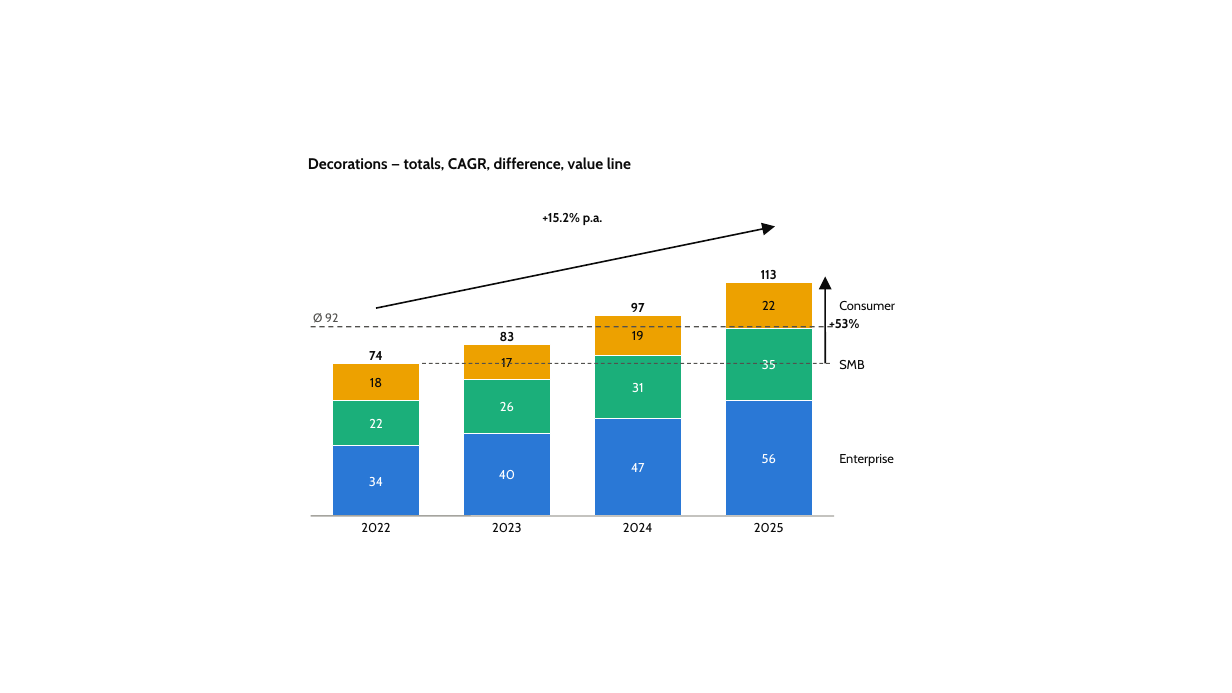
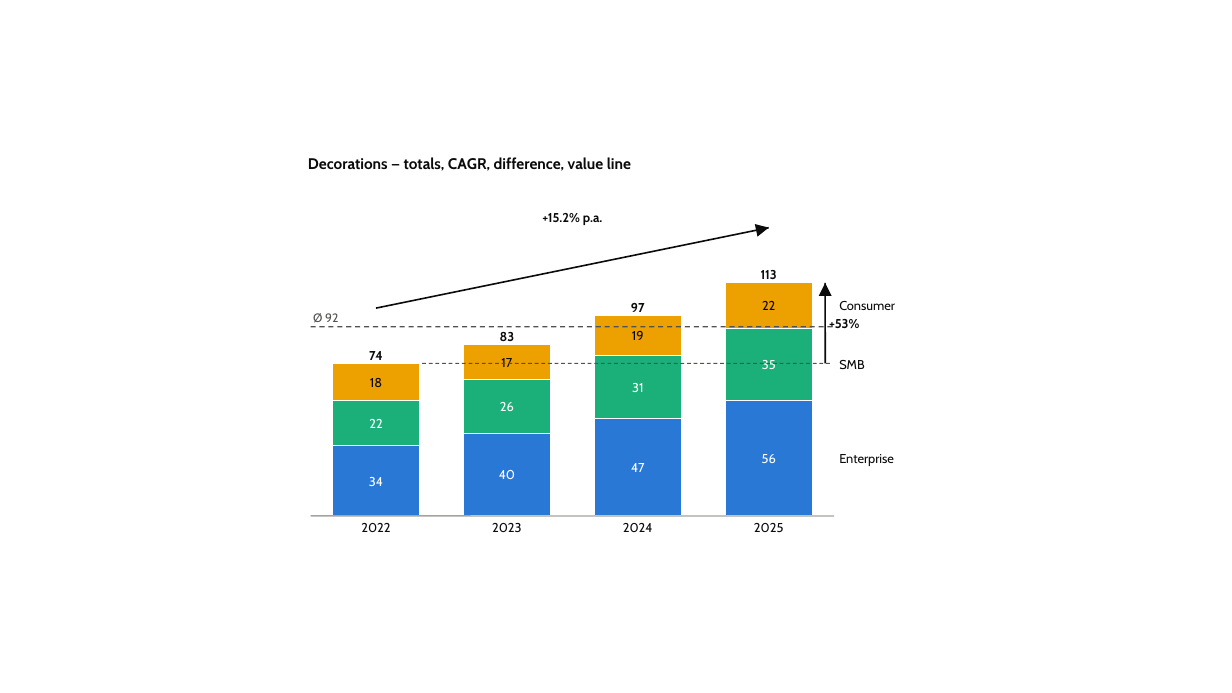
Before and after one commit to dannbleeker/PowerChart, a slide deck: slide 26 of examples/showcase.pptx. Drawn at 1232x693 pixels with LibreOffice and Linux fonts; fonts in the diff are those of the drawing. Boxes give left, top, right and bottom in pixels: in the first picture for what was removed or moved away, otherwise in the second. Text is boxed around its words. In the diff, an @@ line names an element or a change of style, - is before the commit and + after.

```diff
--- a/examples/showcase.pptx
+++ b/examples/showcase.pptx
@@ triangle: place and size @@
-triangle at [761, 221, 777, 236]
+triangle at [755, 222, 770, 237]
@@ triangle: place and size @@
-triangle at [819, 276, 832, 289]
+triangle at [819, 283, 832, 296]
```
Also in this commit, not shown: 10 other slides changed, 4 other files.
